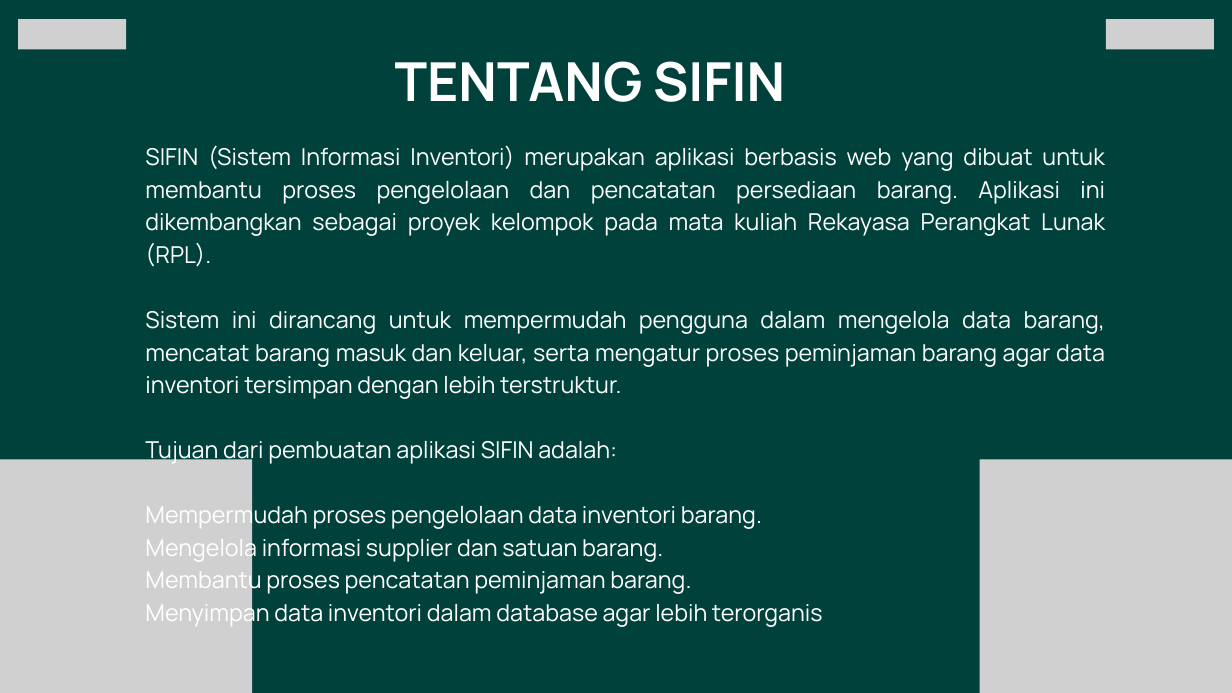
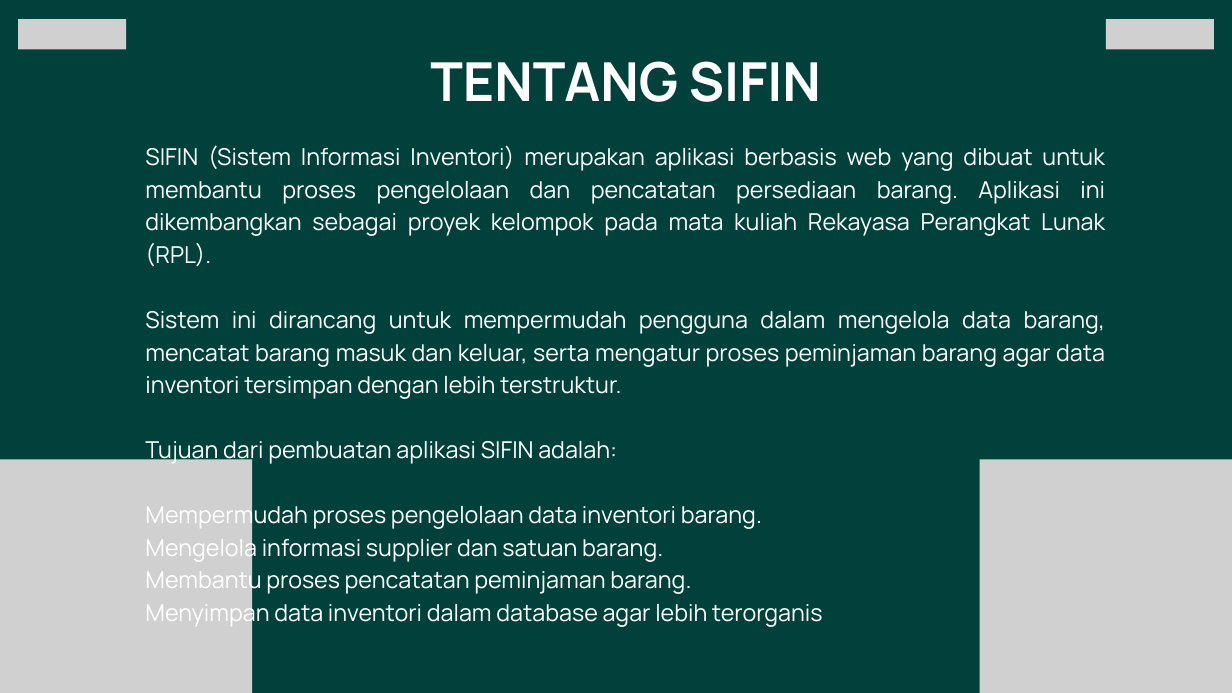
Before and after one commit to itsseraa/Tugas-kelompok-2, a slide deck: slide 2 of Kelompok 2 RPL (Auly, Ira, Farma, Zaskya).pptx. Drawn at 1232x693 pixels with LibreOffice and Linux fonts; fonts in the diff are those of the drawing; grey boxes stand for pictures. Boxes give left, top, right and bottom in pixels: in the first picture for what was removed or moved away, otherwise in the second. Text is boxed around its words. In the diff, an @@ line names an element or a change of style, - is before the commit and + after.

```diff
--- a/Kelompok 2 RPL (Auly, Ira, Farma, Zaskya).pptx
+++ b/Kelompok 2 RPL (Auly, Ira, Farma, Zaskya).pptx
@@ text "TENTANG SIFIN": place and size @@
-text "TENTANG SIFIN" at (395,61,785,102)
+text "TENTANG SIFIN" at (430,61,821,102)
```
Also in this commit, not shown: 1 other slide changed, 1 slide added.
